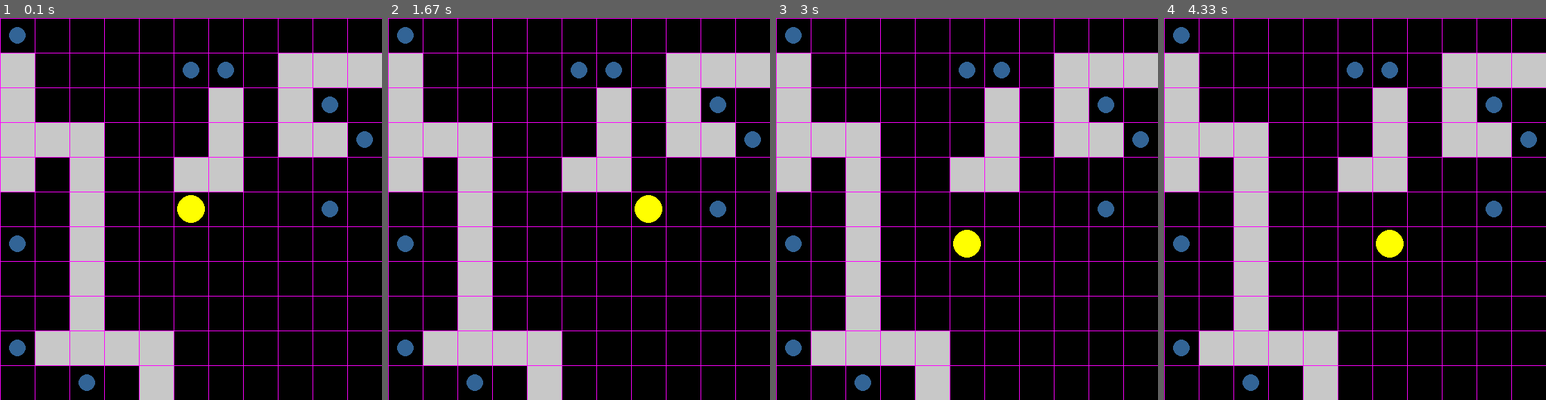
Above: before the commit, frames 1-4 (left to right).
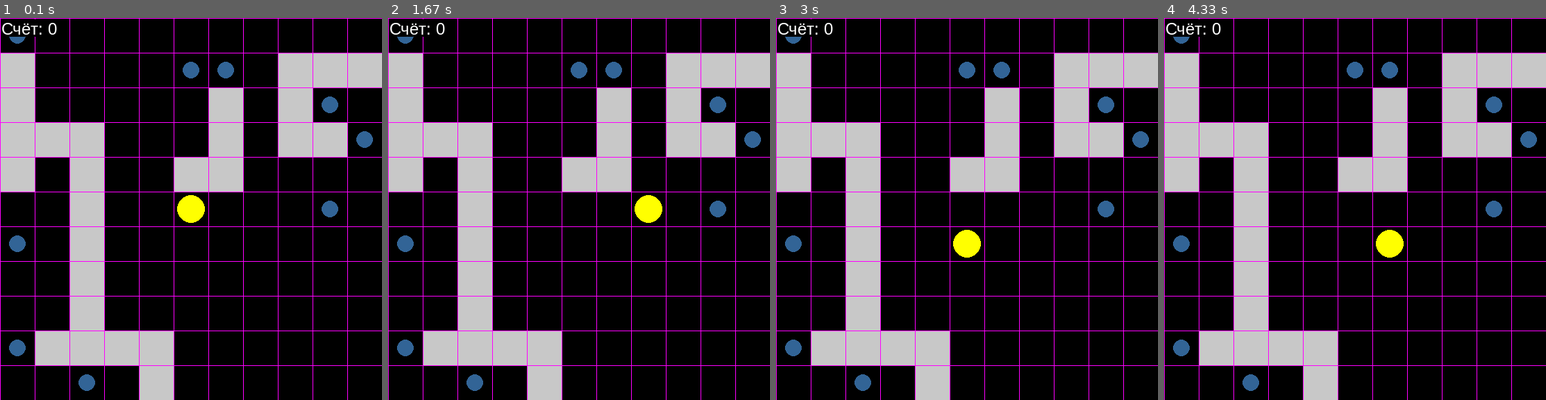
Above: after the commit, the same moments.

Repository: ryabinin13/pacman
Game: pygame game, started from pacman.py
Two runs of this game, one before a commit and one after it. Both use one fixed random seed, a clock stepped at 60 frames per second and the inputs below.
Inputs:
- Up to frame 1 (0.1 s): no input
- Up to frame 2 (1.67 s): hold Right 0.33-0.8 s; hold Up 0.83-1.13 s; hold Right 1.17-1.63 s
- Up to frame 3 (3 s): hold Left 1.67-2.2 s; hold Down 2.23-2.53 s; hold Left 2.57-2.97 s
- Up to frame 4 (4.33 s): hold Up 3-3.37 s; hold Right 3.4-4.03 s; hold Down from 4.07 s (still down)

The runs differ from the first frame. In frame 1, 0.2% of the frame differs, in the area x 0-15%, y 0-5%; in frame 2, 0.2%; in frame 3, 0.2%; in frame 4, 0.2%.

Commit message:
Ванек добавил счетчик наград

Diff:
--- a/pacman.py
+++ b/pacman.py
@@ -1,8 +1,11 @@
 import math
-
+import time
 import pygame
 import random
 pygame.init()
+
+score = 0 #счетчик очков
+game_over_font = pygame.font.SysFont("Arial", 60)
 
 class Pacman:
     def __init__(self, x, y):
@@ -179,8 +182,9 @@
     pygame.draw.rect(sc, (200,200,200), (w[0], w[1], SIZE_ONE_CELL, SIZE_ONE_CELL))
 
 #строим награды
-awards_ = []
+awards = []
 for a in range(COUNT_OF_AWARDS):
+    score_font = pygame.font.SysFont("Arial", 24)
     cross = False
     random_XY = [random.randint(0, SIZE) for i in range(2)]
     random_XY = [int(random_XY[i] - random_XY[i] % SIZE_ONE_CELL) for i in range(2)]
@@ -191,13 +195,21 @@
     if cross == False:
         random_XY = [int(random_XY[i] + SIZE_ONE_CELL/2) for i in range(2)]
         pygame.draw.circle(sc, (50, 100, 150), (random_XY[0], random_XY[1]), SIZE_ONE_CELL / 4)
-        awards_.append((random_XY[0], random_XY[1]))
+        awards.append((random_XY[0], random_XY[1]))
 #строим клетки
 for i in range(SIZE):
     if i % SIZE_ONE_CELL == 0:
         pygame.draw.line(sc, (255,0,255), (0,i),(SIZE,i), 1)
         pygame.draw.line(sc, (255, 0, 255), (i,0), (i,SIZE), 1)
 
+def score_count():
+    global score
+    for a in awards:
+        if(int(a[0]) == pacman.x and int(a[1]) == pacman.y):
+            awards.remove(a)
+            score += 1
+    score_text = score_font.render("Счёт: {}".format(score), True, (255, 255, 255))  # для отображения
+    sc.blit(score_text, (2, 2))
 
 pacman.draw()
 
@@ -221,6 +233,7 @@
                 pacman.move()
             elif event.key == pygame.K_s:
                 add_data_to_file(walls, 'maps.txt')
-
+    pygame.draw.rect(sc, (0, 0, 0), (2, 2, 90, 25))
+    score_count()
     pacman.draw()
     pygame.display.flip()
